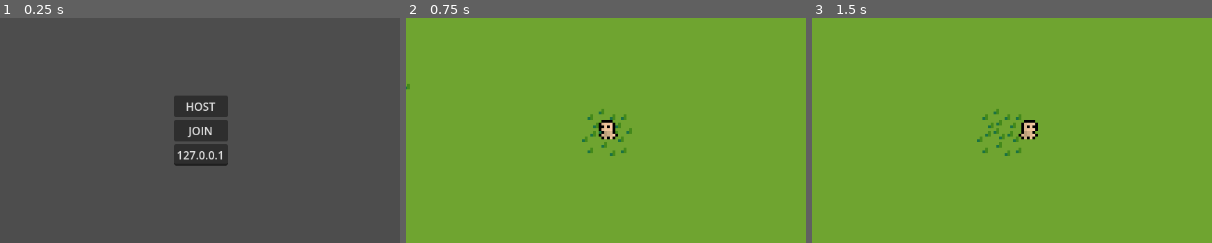
Above: before the commit, frames 1-3 (left to right).
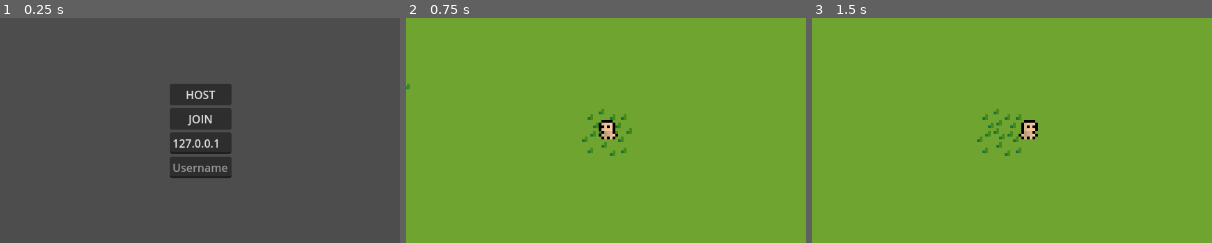
Above: after the commit, the same moments.

Repository: isjxn/ihaxgame
Game: Godot game, scene res://scenes/main/main.tscn
Same seed, same stepped clock (60 frames per second), same inputs: the game is played once before the commit and once after it.
Inputs:
- Up to frame 1 (0.25 s): no input
- Up to frame 2 (0.75 s): click "HOST" at 0.5 s
- Up to frame 3 (1.5 s): tap Enter at 1.25 s; hold Right (ui_right) from 1.28 s (still down)
The pictures show only the part of the screen within x 25-75%, y 25-75%; the shares and areas given below are measured in that part.

The runs differ from the first frame. In frame 1, 3.2% of the frame differs, in the area x 42-58%, y 29-72%; in frame 2, nothing differs; in frame 3, nothing differs.

Commit message:
This feels like bad code, but usernames work now

Diff:
--- a/project.godot
+++ b/project.godot
@@ -15,6 +15,10 @@
 config/features=PackedStringArray("4.3")
 config/icon="res://icon.svg"
 
+[autoload]
+
+PlayerManager="*res://singletons/player_manager.gd"
+
 [display]
 
 window/stretch/mode="viewport"
--- a/scenes/main/main.gd
+++ b/scenes/main/main.gd
@@ -5,6 +5,7 @@
 @onready var cam = $Camera2D
 @onready var canvasLayer = $Camera2D/CanvasLayer
 @onready var ip = $Camera2D/CanvasLayer/CenterContainer/VBoxContainer/IP
+@onready var usernameLabel = $Camera2D/CanvasLayer/CenterContainer/VBoxContainer/Username
 
 func _ready():
 	if DisplayServer.get_name() == "headless":
@@ -15,12 +16,14 @@
 	create_server()
 	add_player()
 	hideUi()
+	connected_to_server()
 
 
 func _on_join_pressed():
 	get_tree().get_root().call_deferred("add_child", scene)
 	peer.create_client(ip.text, 123)
 	multiplayer.multiplayer_peer = peer
+	multiplayer.connected_to_server.connect(connected_to_server)
 	hideUi()
 
 func create_server():
@@ -31,10 +34,27 @@
 	multiplayer.peer_disconnected.connect(del_player)
 	print("Server created")
 
+func connected_to_server():
+	print("Connected to server")
+	var username = $Camera2D/CanvasLayer/CenterContainer/VBoxContainer/Username.text
+	if username.is_empty():
+		username = "Anonymous"
+
+	rpc("sync_username", multiplayer.get_unique_id(), username)
+
+
 func add_player(id = 1):
 	scene.spawn_player(id)
 	print("Added player: " + str(id))
 
+
+@rpc("any_peer", "call_local")
+func sync_username(id, username):
+	if !PlayerManager.players.has(id) && !username.is_empty():
+		PlayerManager.players[id] = {
+			"id": id,
+			"username": username
+		}
 
 func exit_game(id):
 	multiplayer.peer_disconnected.connect(del_player)
--- a/scenes/main/main.tscn
+++ b/scenes/main/main.tscn
@@ -35,5 +35,10 @@
 placeholder_text = "IP Address"
 expand_to_text_length = true
 
+[node name="Username" type="LineEdit" parent="Camera2D/CanvasLayer/CenterContainer/VBoxContainer"]
+layout_mode = 2
+placeholder_text = "Username"
+expand_to_text_length = true
+
 [connection signal="pressed" from="Camera2D/CanvasLayer/CenterContainer/VBoxContainer/Host" to="." method="_on_host_pressed"]
 [connection signal="pressed" from="Camera2D/CanvasLayer/CenterContainer/VBoxContainer/Join" to="." method="_on_join_pressed"]
--- a/scenes/player/player.gd
+++ b/scenes/player/player.gd
@@ -2,6 +2,7 @@
 
 @onready var cam = $Camera2D
 @onready var animatedSprite = $AnimatedSprite2D
+@onready var usernameLabel = $UsernameLabel
 
 var action = "idle"
 var looking = "front"
@@ -43,3 +44,8 @@
 				looking = "back"
 
 		animatedSprite.play(action + "_" + looking + "_" + direction)
+
+
+func setUsername(username):
+	if username != "Anonymous":
+		$UsernameLabel.text = username
--- a/scenes/player/player.tscn
+++ b/scenes/player/player.tscn
@@ -617,6 +617,9 @@
 properties/1/path = NodePath("AnimatedSprite2D:animation")
 properties/1/spawn = true
 properties/1/replication_mode = 2
+properties/2/path = NodePath("UsernameLabel:text")
+properties/2/spawn = true
+properties/2/replication_mode = 2
 
 [node name="Player" type="CharacterBody2D" groups=["players"]]
 z_index = 1
@@ -637,3 +640,18 @@
 
 [node name="MultiplayerSynchronizer" type="MultiplayerSynchronizer" parent="."]
 replication_config = SubResource("SceneReplicationConfig_ho88c")
+
+[node name="UsernameLabel" type="Label" parent="."]
+anchors_preset = 8
+anchor_left = 0.5
+anchor_top = 0.5
+anchor_right = 0.5
+anchor_bottom = 0.5
+offset_left = -8.4
+offset_top = -15.0
+offset_right = 33.6
+offset_bottom = 8.0
+grow_horizontal = 2
+grow_vertical = 2
+scale = Vector2(0.4, 0.4)
+horizontal_alignment = 1
--- a/scenes/world/world.gd
+++ b/scenes/world/world.gd
@@ -4,9 +4,10 @@
 
 @onready var spawnPoint = $SpawnPoint
 
+
 # Called when the node enters the scene tree for the first time.
 func _ready():
-	pass # Replace with function body.
+	pass
 
 
 # Called every frame. 'delta' is the elapsed time since the previous frame.
@@ -17,6 +18,13 @@
 func _on_child_entered_tree(node):
 	if node.is_in_group("players"):
 		node.position = spawnPoint.position
+		sync_usernames()
+
+
+func sync_usernames():
+	for playerId in PlayerManager.players:
+		if has_node(str(playerId)):
+			get_node(str(playerId)).setUsername(PlayerManager.players[playerId].username)
 
 
 func spawn_player(id):
--- /dev/null
+++ b/singletons/player_manager.gd
@@ -0,0 +1,13 @@
+extends Node
+
+var players = {}
+
+
+# Called when the node enters the scene tree for the first time.
+func _ready():
+	pass # Replace with function body.
+
+
+# Called every frame. 'delta' is the elapsed time since the previous frame.
+func _process(delta):
+	pass
